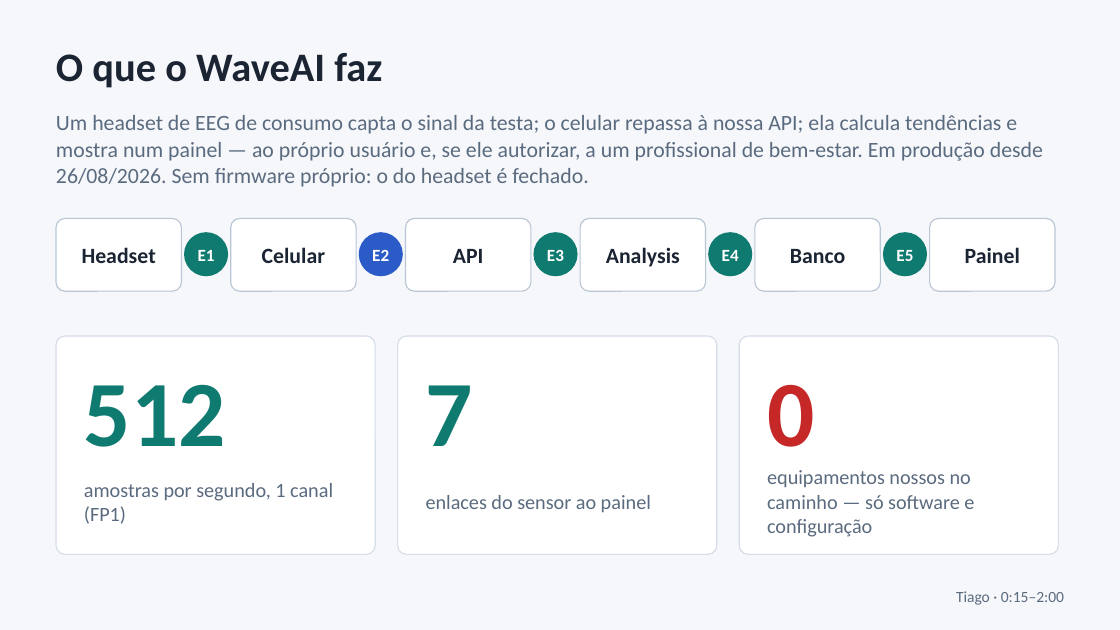
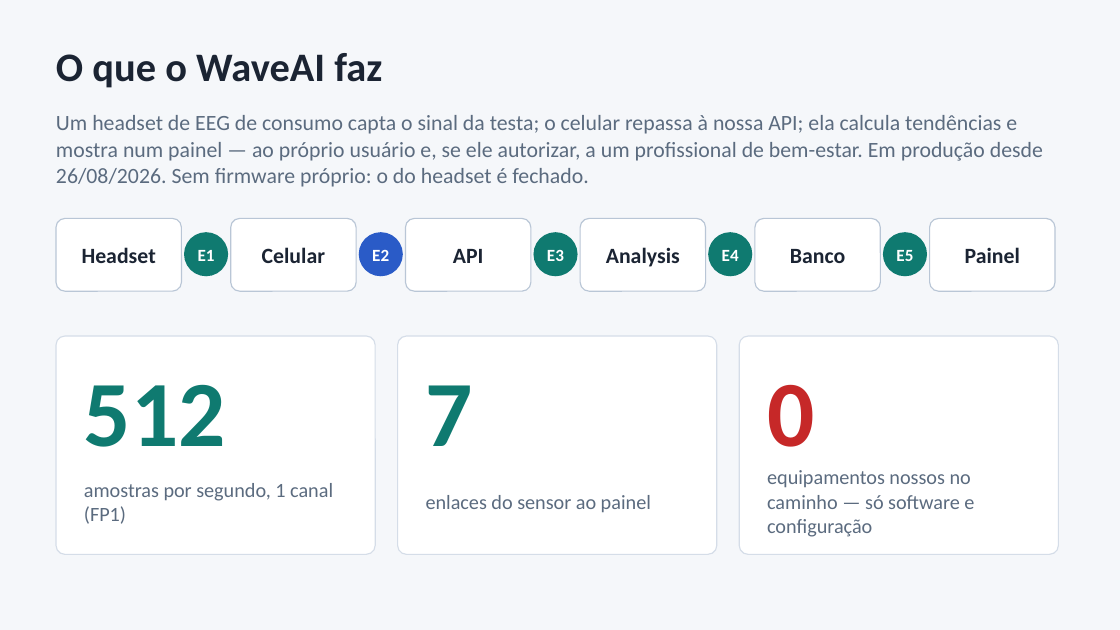
Before and after one commit to WaveAI-Company/WaveAi-Company, a slide deck: slide 2 of Faculdade/SDIoT_Atividade_Redes/apresentacao/Rede_WaveAI_Apresentacao.pptx. Drawn at 1120x630 pixels with LibreOffice and Linux fonts; fonts in the diff are those of the drawing. Boxes give left, top, right and bottom in pixels: in the first picture for what was removed or moved away, otherwise in the second. Text is boxed around its words. In the diff, an @@ line names an element or a change of style, - is before the commit and + after.

```diff
--- a/Faculdade/SDIoT_Atividade_Redes/apresentacao/Rede_WaveAI_Apresentacao.pptx
+++ b/Faculdade/SDIoT_Atividade_Redes/apresentacao/Rede_WaveAI_Apresentacao.pptx
@@ text removed at (956,591,1064,605) @@
-Tiago · 0:15–2:00
```
Also in this commit, not shown: 6 other slides changed, 1 other file.
